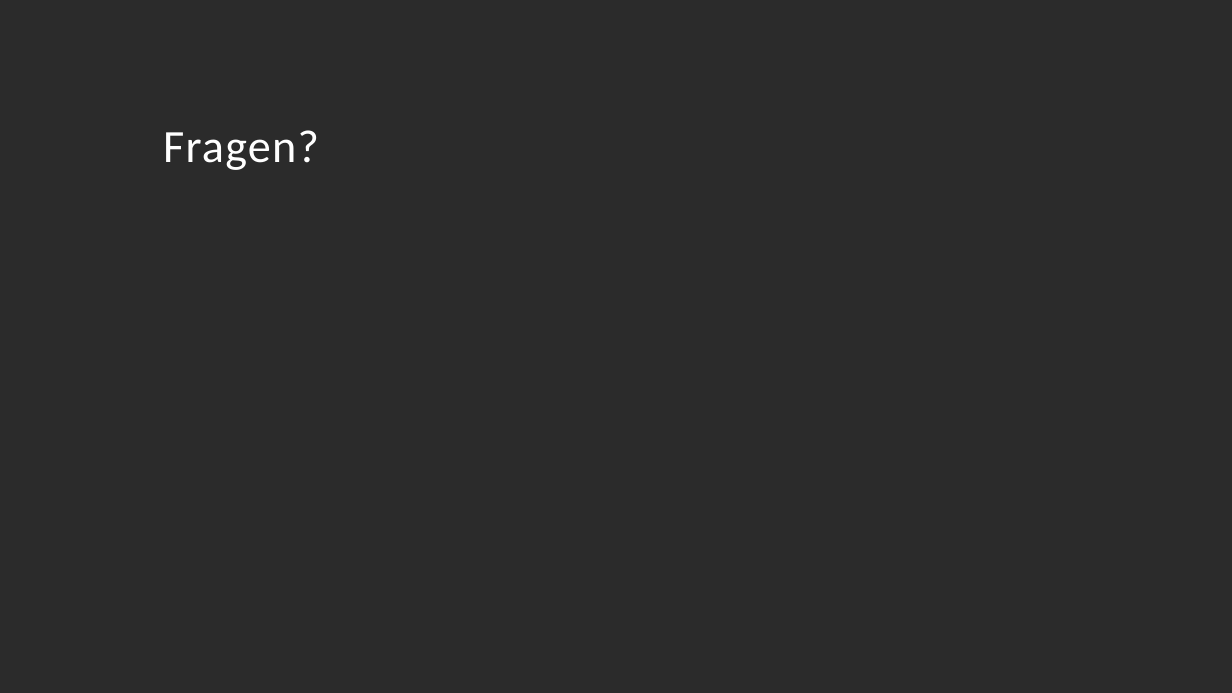
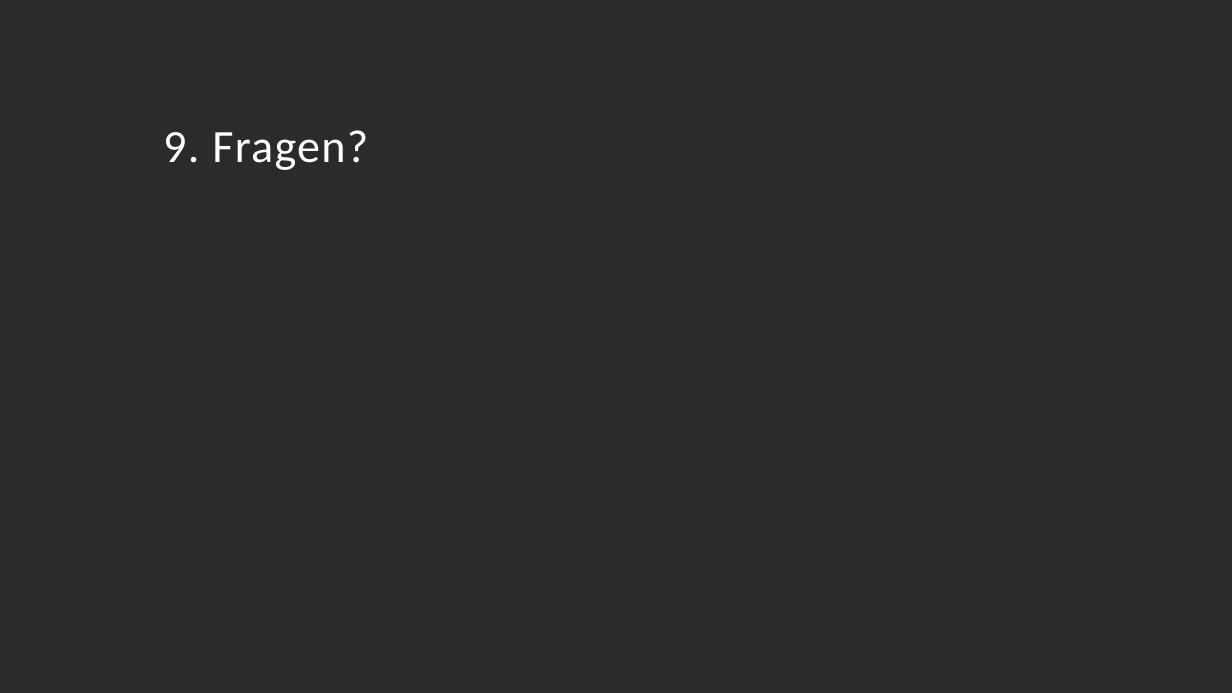
Before and after one commit to fish-guts/reefmaster, a slide deck: slide 19 of docs/IRC Services in C.odp (slide 18 before the commit). Drawn at 1232x693 pixels with LibreOffice and Linux fonts; fonts in the diff are those of the drawing; background and template pictures are left out; a plain dark background stands for a picture behind light text. Boxes give left, top, right and bottom in pixels: in the first picture for what was removed or moved away, otherwise in the second. Text is boxed around its words. In the diff, an @@ line names an element or a change of style, - is before the commit and + after.

```diff
--- a/docs/IRC Services in C.odp
+++ b/docs/IRC Services in C.odp
@@ title at box(163, 130, 368, 170): text changed @@
-Fragen?
+9. Fragen?
```
Also in this commit, not shown: 5 other slides changed, 1 slide added, 6 other files.
